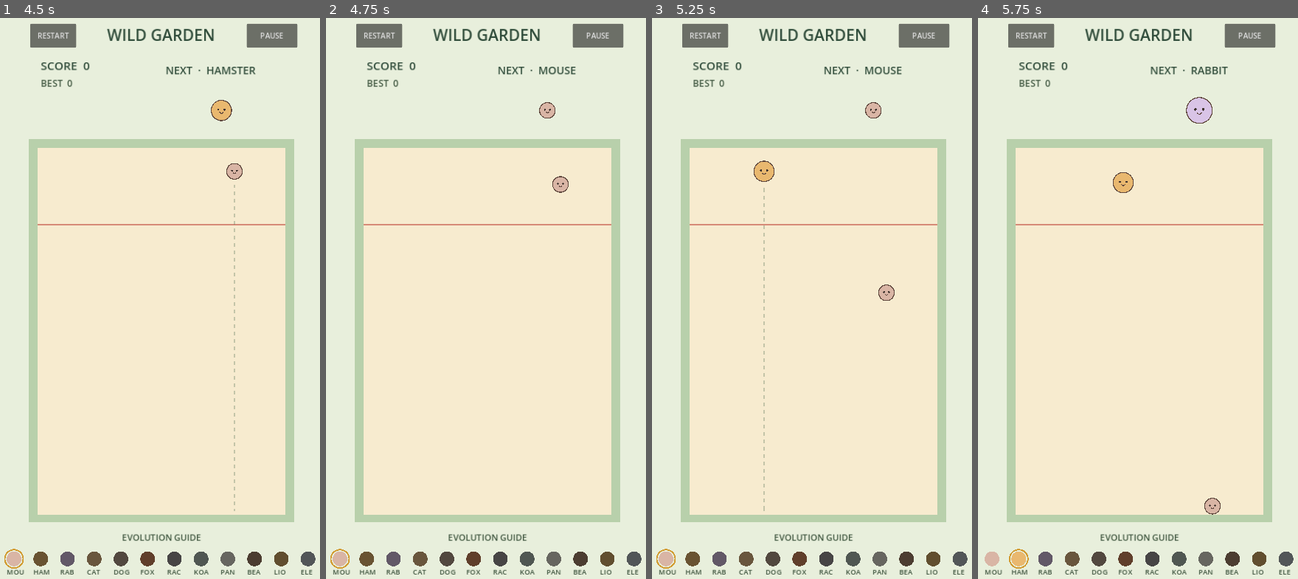
Above: before the commit, frames 1-4 (left to right).
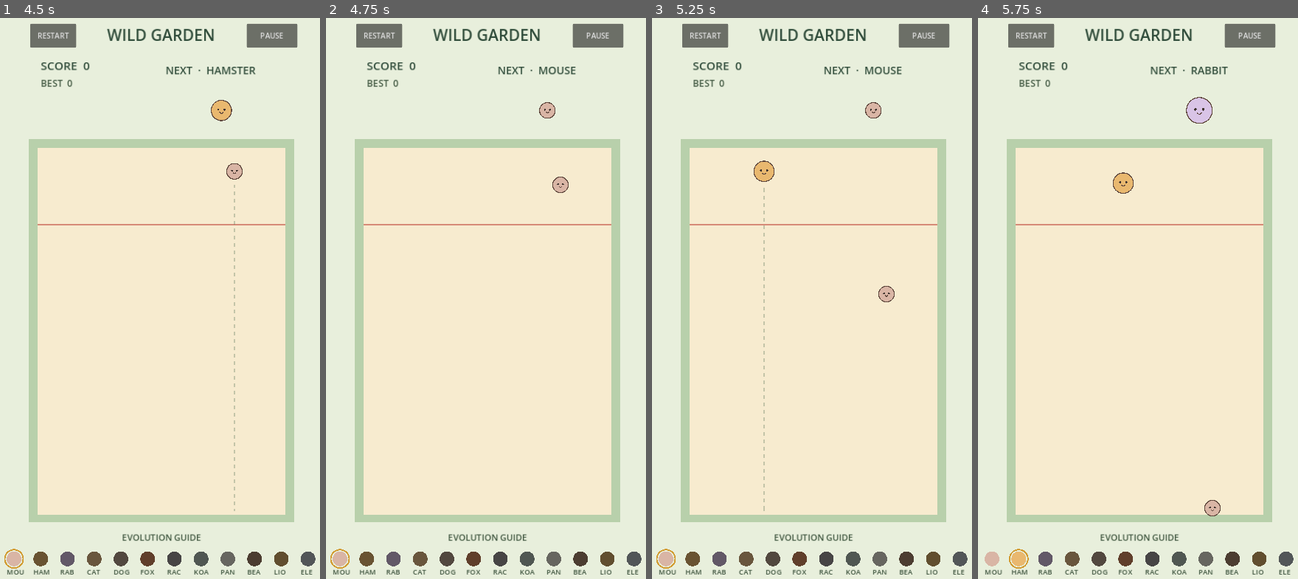
Above: after the commit, the same moments.

Repository: sandikovcusu-commits/MergeAnimal
Game: Godot game, scene res://scenes/game/Game.tscn
Same seed, same stepped clock (60 frames per second), same inputs: the game is played once before the commit and once after it.
Inputs (mouse positions are in pixels of both pictures, inside the frame that each line leads up to):
- Up to frame 1 (4.5 s): click "RESTART" at 0.5 s; click "RESTART" at 1.25 s; click "RESTART" at 2 s; click "PAUSE" at 2.75 s; click "RESUME" at 3.5 s; tap Enter at 4.25 s; move the mouse to (233, 276) at 4.27 s; click (233, 276) at 4.42 s
- Up to frame 2 (4.75 s): no input
- Up to frame 3 (5.25 s): drag from (748, 332) to (796, 421) at 5.02 s
- Up to frame 4 (5.75 s): no input

Frame 1 is identical in both runs. In frame 2, less than 0.1% of the frame differs, in the area x 70-76%, y 28-32%; in frame 3, less than 0.1%; in frame 4, less than 0.1%, in the area x 42-76%, y 27-89%.

Commit message:
Use 120 Hz physics to reduce observed natural-drop penetration
Co-authored-by: arena-agent <297053741+arena-agent@users.noreply.github.com>

Diff:
--- a/MergeAnimals/project.godot
+++ b/MergeAnimals/project.godot
@@ -15,6 +15,9 @@
 window/stretch/aspect="keep"
 window/handheld/orientation=1
 
+[physics]
+common/physics_ticks_per_second=120
+
 [input_devices]
 pointing/emulate_touch_from_mouse=false
 pointing/emulate_mouse_from_touch=false
--- a/MergeAnimals/tests/physics/bot_sessions.gd
+++ b/MergeAnimals/tests/physics/bot_sessions.gd
@@ -56,7 +56,7 @@
 		# Time cap is reported as such, not mislabelled game-over.
 		while game.is_playing() and elapsed < 90.0:
 			await physics_frame
-			elapsed += 1.0 / 60.0
+			elapsed += 1.0 / float(Engine.physics_ticks_per_second)
 			if elapsed >= next_drop:
 				game._set_aim(choose_x(game, strategy))
 				if game.drop_animal():
